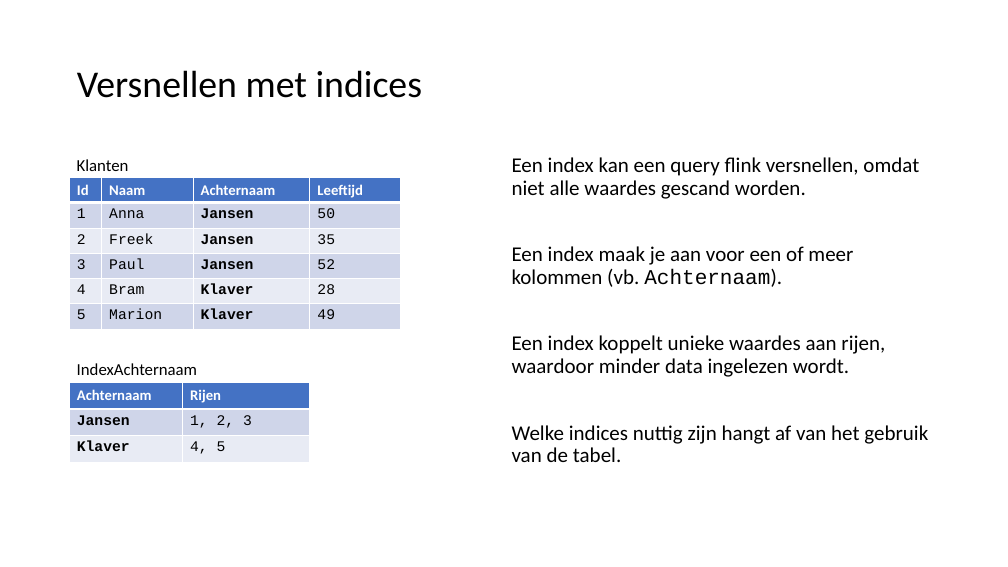
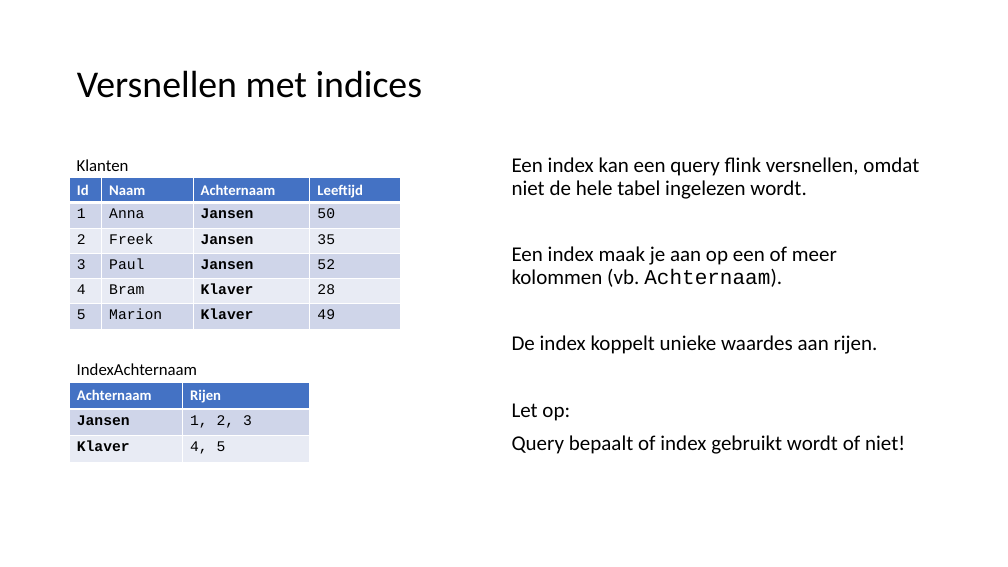
Before and after one commit to LFKoning/knowledge-sharing, a slide deck: slide 51 of sql_course_2p/2_database_design/2_database_design.pptx. Drawn at 1008x567 pixels with LibreOffice and Linux fonts; fonts in the diff are those of the drawing. Boxes give left, top, right and bottom in pixels: in the first picture for what was removed or moved away, otherwise in the second. Text is boxed around its words. In the diff, an @@ line names an element or a change of style, - is before the commit and + after.

```diff
--- a/sql_course_2p/2_database_design/2_database_design.pptx
+++ b/sql_course_2p/2_database_design/2_database_design.pptx
@@ text at (512,157,919,454): text changed @@
-Een index kan een query flink versnellen, omdat niet alle waardes gescand worden.
-Een index maak je aan voor een of meer kolommen (vb. Achternaam).
-Een index koppelt unieke waardes aan rijen, waardoor minder data ingelezen wordt.
-Welke indices nuttig zijn hangt af van het gebruik van de tabel.
+Een index kan een query flink versnellen, omdat niet de hele tabel ingelezen wordt.
+Een index maak je aan op een of meer kolommen (vb. Achternaam).
+De index koppelt unieke waardes aan rijen.
+Let op:
+Query bepaalt of index gebruikt wordt of niet!
```
Also in this commit, not shown: 17 other slides changed, 5 other files.
